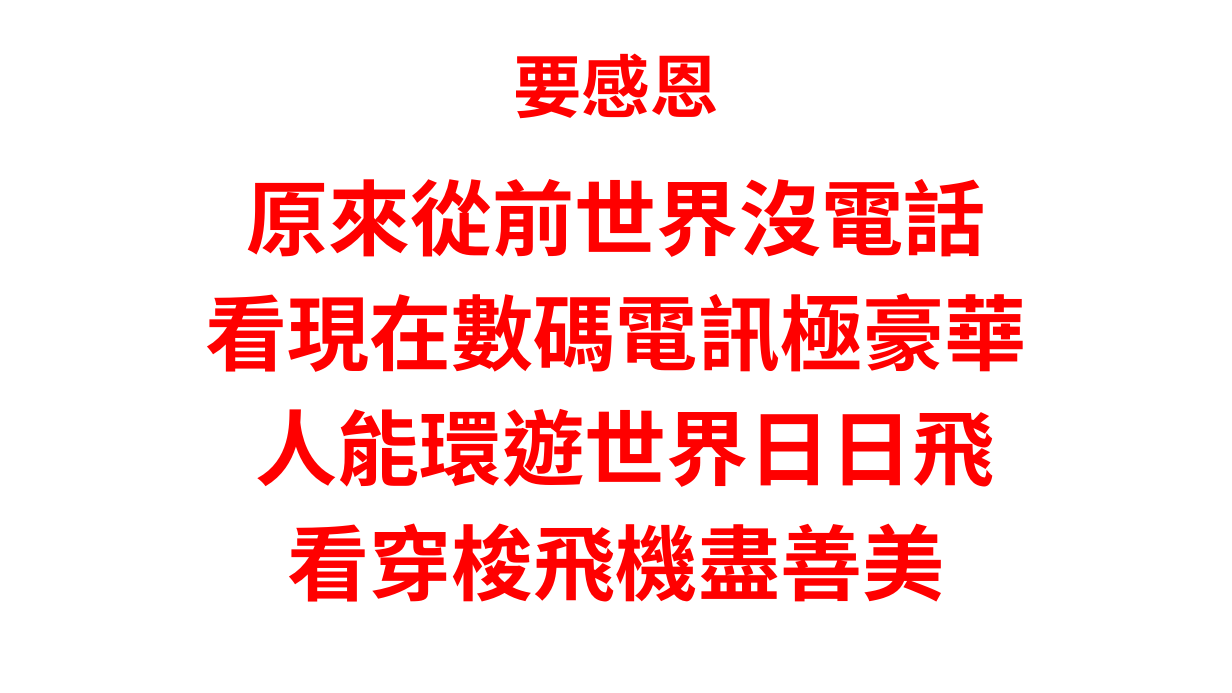
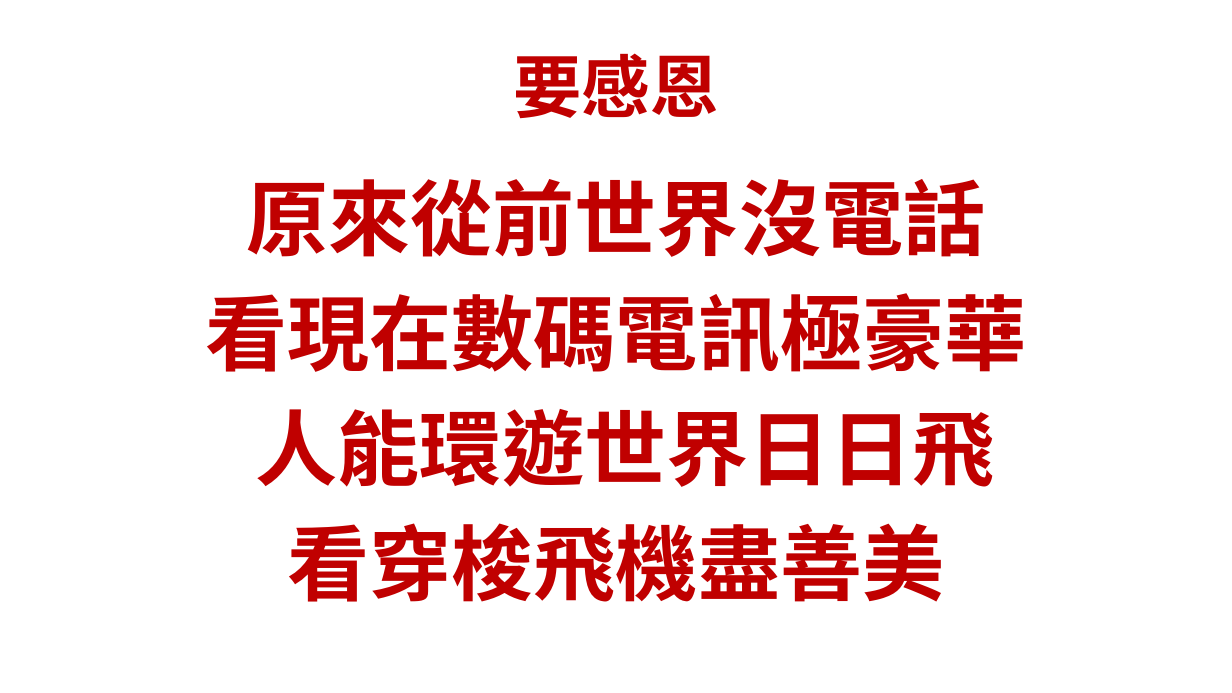
Before and after one commit to batisuoc/bible-school, a slide deck: slide 5 of 2019/11月.pptx. Drawn at 1232x693 pixels with LibreOffice and Linux fonts; fonts in the diff are those of the drawing; background and template pictures are left out. Boxes give left, top, right and bottom in pixels: in the first picture for what was removed or moved away, otherwise in the second. Text is boxed around its words. In the diff, an @@ line names an element or a change of style, - is before the commit and + after.

```diff
--- a/2019/11月.pptx
+++ b/2019/11月.pptx
@@ title "要感恩" at <box>513,53,718,119</box>: text colour #FF0000 to #C00000 @@
@@ text "原來從前世界沒電話" at <box>205,179,1026,602</box>: text colour #FF0000 to #C00000 @@
```
Also in this commit, not shown: 3 other slides changed, 3 other files.
